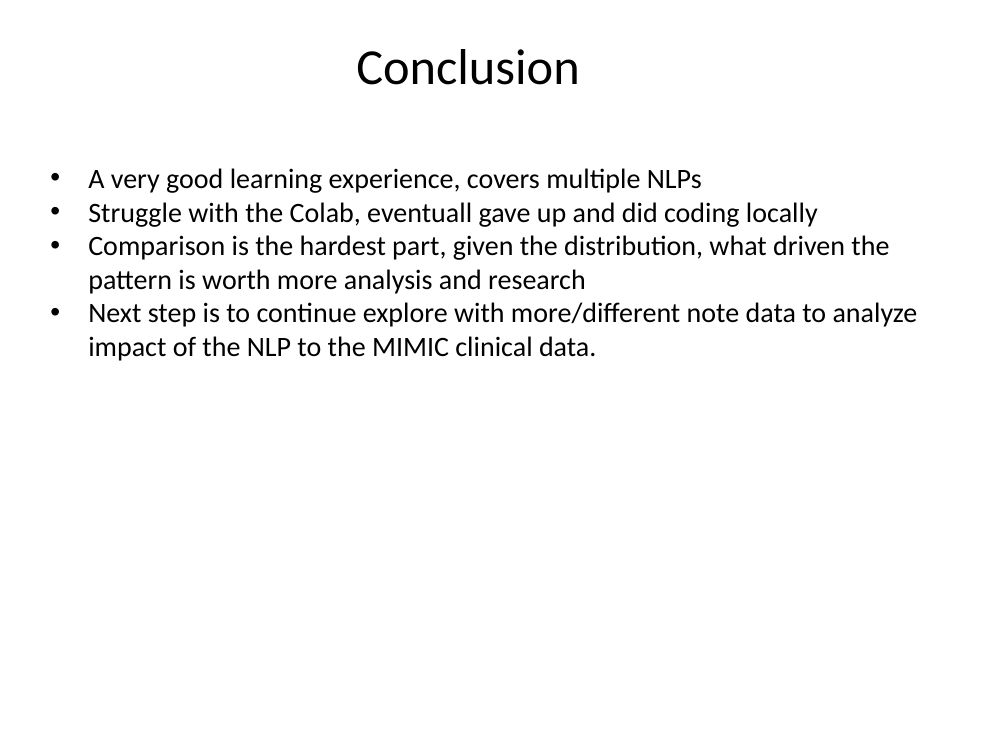
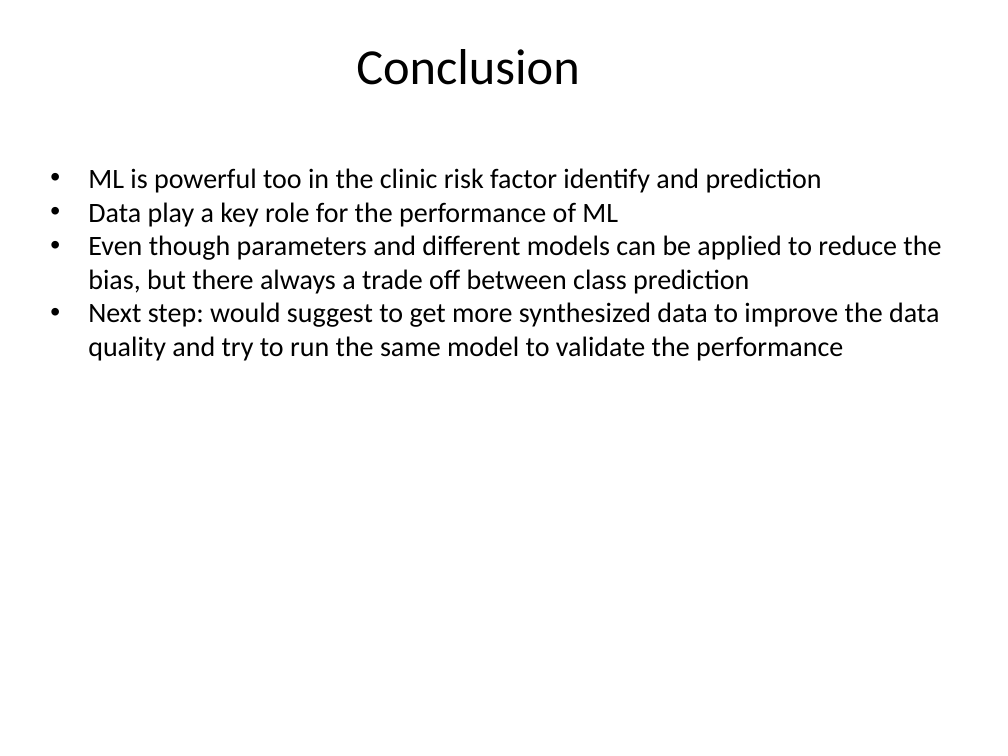
Before and after one commit to SpotsMom/AI_380H, a slide deck: slide 19 of ppt/ICU_Mortality_Prediction.pptx (slide 15 before the commit). Drawn at 1008x756 pixels with LibreOffice and Linux fonts; fonts in the diff are those of the drawing. Boxes give left, top, right and bottom in pixels: in the first picture for what was removed or moved away, otherwise in the second. Text is boxed around its words. In the diff, an @@ line names an element or a change of style, - is before the commit and + after.

```diff
--- a/ppt/ICU_Mortality_Prediction.pptx
+++ b/ppt/ICU_Mortality_Prediction.pptx
@@ text at (88, 168, 941, 361): text changed @@
-• A very good learning experience, covers multiple NLPs
-• Struggle with the Colab, eventuall gave up and did coding locally
-• Comparison is the hardest part, given the distribution, what driven the pattern is worth more analysis and research
-• Next step is to continue explore with more/different note data to analyze impact of the NLP to the MIMIC clinical data.
+• ML is powerful too in the clinic risk factor identify and prediction
+• Data play a key role for the performance of ML
+• Even though parameters and different models can be applied to reduce the bias, but there always a trade off between class prediction
+• Next step: would suggest to get more synthesized data to improve the data quality and try to run the same model to validate the performance
```
Also in this commit, not shown: 1 other slide changed, 17 slides added, 13 slides removed, 10 other files.
